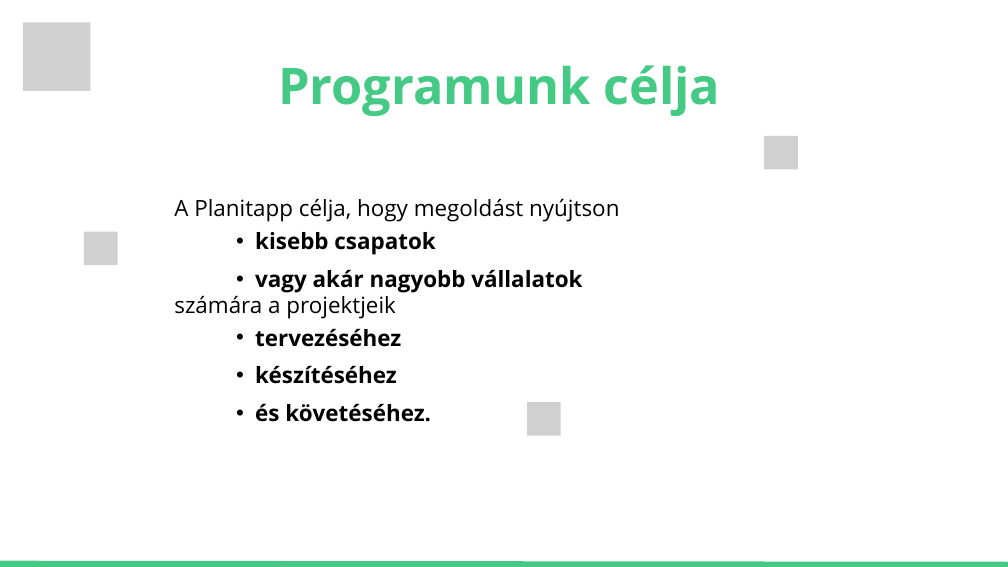
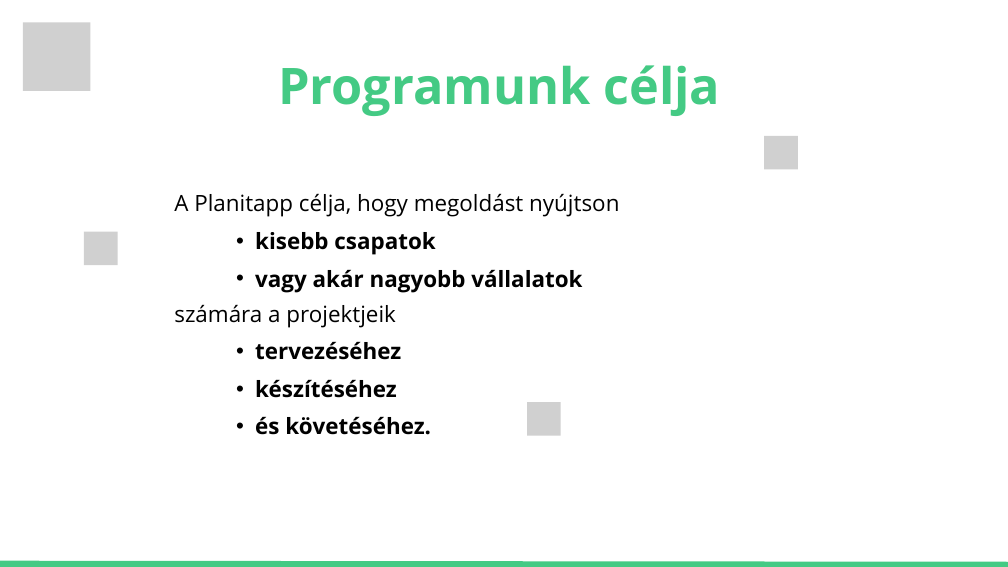
Before and after one commit to janoscsordas/planit-vizsgaremek-osszes, a slide deck: slide 2 of Planitapp presentation.pptx. Drawn at 1008x567 pixels with LibreOffice and Linux fonts; fonts in the diff are those of the drawing; grey boxes stand for pictures. Boxes give left, top, right and bottom in pixels: in the first picture for what was removed or moved away, otherwise in the second. Text is boxed around its words. In the diff, an @@ line names an element or a change of style, - is before the commit and + after.

```diff
--- a/Planitapp presentation.pptx
+++ b/Planitapp presentation.pptx
@@ text "A Planitapp célja, hogy megoldást ..." moved from (x1=174, y1=198, x2=619, y2=222) to (x1=174, y1=193, x2=619, y2=216) @@
@@ text "számára a projektjeik" moved from (x1=174, y1=292, x2=395, y2=318) to (x1=174, y1=304, x2=395, y2=327) @@
@@ text "tervezéséhez" moved from (x1=255, y1=328, x2=431, y2=422) to (x1=255, y1=341, x2=431, y2=435) @@
```
Also in this commit, not shown: 7 other slides changed.
